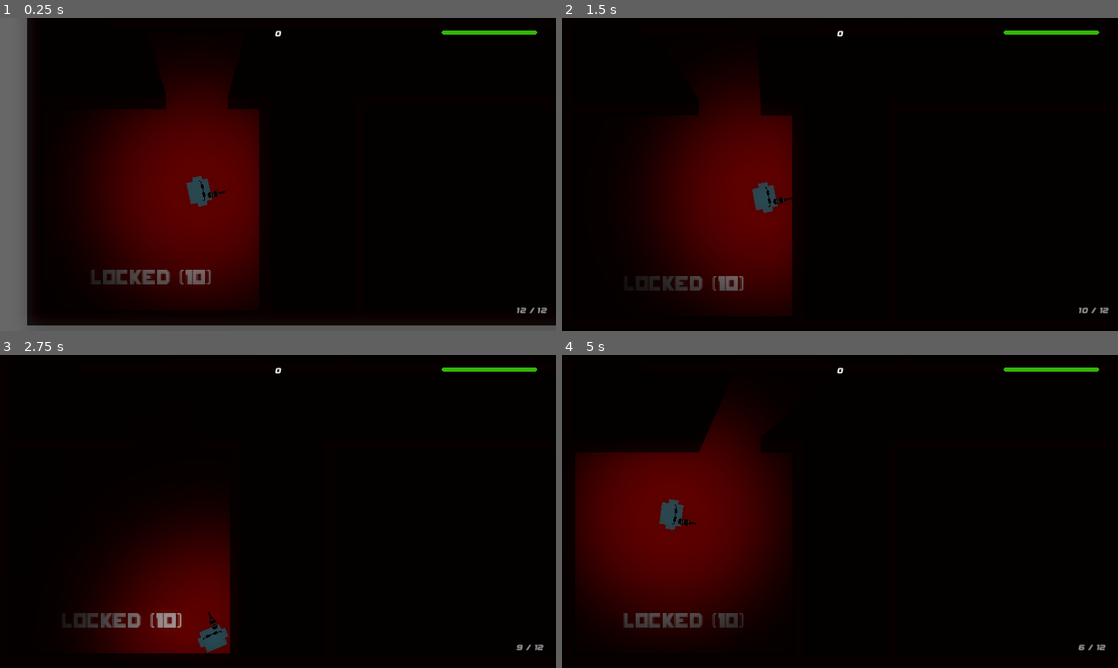
Above: before the commit, frames 1-4 (two rows, left to right).
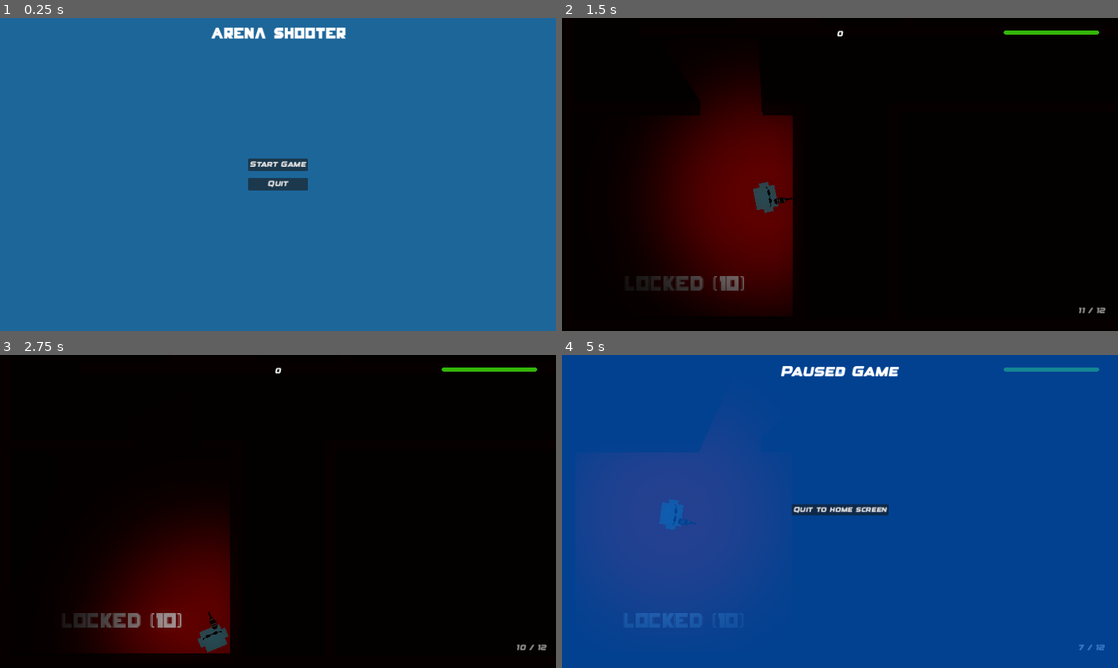
Above: after the commit, the same moments.

Repository: DarioTBZ/Projekt_Godot
Game: Godot game, scene res://scenes/start_screen.tscn
Same seed, same stepped clock (60 frames per second), same inputs: the game is played once before the commit and once after it. Before the commit the project starts from res://scenes/main.tscn.
Inputs (mouse positions are in pixels of both pictures, inside the frame that each line leads up to):
- Up to frame 1 (0.25 s): no input
- Up to frame 2 (1.5 s): click (840, 165) at 0.5 s, where only the run after the commit has a clickable "Start Game"; move the mouse to (962, 158) at 1.27 s; hold D (right) from 1.28 s (still down); click (962, 158) at 1.35 s
- Up to frame 3 (2.75 s): move the mouse to (166, 527) at 2.02 s; release D (right) at 2.03 s; hold S (down) from 2.03 s (still down); click (166, 527) at 2.1 s
- Up to frame 4 (5 s): move the mouse to (895, 442) at 2.77 s; release S (down) at 2.78 s; hold D (right) 2.78-3.53 s; click (895, 442) at 2.85 s; tap Enter at 3.5 s; move the mouse to (812, 574) at 3.52 s; hold W (up) 3.53-4.28 s; click (812, 574) at 3.6 s; move the mouse to (1006, 558) at 4.27 s; hold A (left) from 4.28 s (still down); click (1006, 558) at 4.35 s; tap Escape (pause) at 4.9 s

The runs differ from the first frame. In frame 1, 100% of the frame differs, in the area x 0-100%, y 0-100%; in frame 2, 0.4%; in frame 3, less than 0.1%; in frame 4, 100%.

Commit message:
Added Pause and Homescreen (not working correctly)

Diff:
--- a/Action_Arena/project.godot
+++ b/Action_Arena/project.godot
@@ -11,7 +11,7 @@
 [application]
 
 config/name="Action_Arena"
-run/main_scene="res://scenes/main.tscn"
+run/main_scene="res://scenes/start_screen.tscn"
 config/features=PackedStringArray("4.2", "Forward Plus")
 config/icon="res://icon.svg"
 
--- a/Action_Arena/scenes/main.tscn
+++ b/Action_Arena/scenes/main.tscn
@@ -12,6 +12,7 @@
 [ext_resource type="PackedScene" uid="uid://d4lhi2vj60sqa" path="res://scenes/enemy_spawner.tscn" id="8_1bfqu"]
 [ext_resource type="FontFile" uid="uid://brxq8sdcfrioi" path="res://assets/font/Hunger Games.ttf" id="11_hqvkg"]
 [ext_resource type="Script" path="res://scripts/pause_game.gd" id="12_46pc1"]
+[ext_resource type="PackedScene" uid="uid://cbw2gc33tq2fl" path="res://scenes/pause_screen.tscn" id="13_t6kcv"]
 
 [sub_resource type="Environment" id="Environment_1naow"]
 background_mode = 3
@@ -230,4 +231,8 @@
 process_mode = 3
 script = ExtResource("12_46pc1")
 
+[node name="PauseScreen" parent="." instance=ExtResource("13_t6kcv")]
+unique_name_in_owner = true
+visible = false
+
 [connection signal="body_entered" from="NavigationRegion2D/TileMap/Area2D" to="Player" method="_on_area_2d_body_entered"]
--- /dev/null
+++ b/Action_Arena/scenes/pause_screen.tscn
@@ -0,0 +1,70 @@
+[gd_scene load_steps=3 format=3 uid="uid://cbw2gc33tq2fl"]
+
+[ext_resource type="FontFile" uid="uid://b2tkc2mh4uly0" path="res://assets/font/Designer.otf" id="1_mva1a"]
+[ext_resource type="Script" path="res://scripts/pause_screen.gd" id="1_udid4"]
+
+[node name="PauseScreen" type="CanvasLayer"]
+process_mode = 3
+script = ExtResource("1_udid4")
+
+[node name="ColorRect" type="ColorRect" parent="."]
+anchors_preset = 15
+anchor_right = 1.0
+anchor_bottom = 1.0
+grow_horizontal = 2
+grow_vertical = 2
+color = Color(0, 0.411765, 0.913725, 0.615686)
+
+[node name="MarginContainer" type="MarginContainer" parent="."]
+anchors_preset = 8
+anchor_left = 0.5
+anchor_top = 0.5
+anchor_right = 0.5
+anchor_bottom = 0.5
+offset_left = -20.0
+offset_top = -20.0
+offset_right = 20.0
+offset_bottom = 20.0
+grow_horizontal = 2
+grow_vertical = 2
+
+[node name="HBoxContainer" type="HBoxContainer" parent="MarginContainer"]
+layout_mode = 2
+
+[node name="VBoxContainer" type="VBoxContainer" parent="MarginContainer/HBoxContainer"]
+layout_mode = 2
+
+[node name="QuittoHomeMargin" type="MarginContainer" parent="MarginContainer/HBoxContainer/VBoxContainer"]
+layout_mode = 2
+theme_override_constants/margin_left = 5
+theme_override_constants/margin_top = 5
+theme_override_constants/margin_right = 5
+theme_override_constants/margin_bottom = 5
+
+[node name="QuitToHomeButton" type="Button" parent="MarginContainer/HBoxContainer/VBoxContainer/QuittoHomeMargin"]
+layout_mode = 2
+theme_override_fonts/font = ExtResource("1_mva1a")
+theme_override_font_sizes/font_size = 15
+text = "Quit to home screen"
+
+[node name="TitleMargin" type="MarginContainer" parent="."]
+anchors_preset = 5
+anchor_left = 0.5
+anchor_right = 0.5
+offset_left = -20.0
+offset_right = 20.0
+offset_bottom = 40.0
+grow_horizontal = 2
+theme_override_constants/margin_top = 20
+
+[node name="HBoxContainer" type="HBoxContainer" parent="TitleMargin"]
+layout_mode = 2
+alignment = 1
+
+[node name="Label" type="Label" parent="TitleMargin/HBoxContainer"]
+layout_mode = 2
+theme_override_fonts/font = ExtResource("1_mva1a")
+theme_override_font_sizes/font_size = 30
+text = "Paused Game"
+
+[connection signal="pressed" from="MarginContainer/HBoxContainer/VBoxContainer/QuittoHomeMargin/QuitToHomeButton" to="." method="quitbutton_pressed"]
--- /dev/null
+++ b/Action_Arena/scenes/start_screen.tscn
@@ -0,0 +1,84 @@
+[gd_scene load_steps=4 format=3 uid="uid://owkvj7q40qtr"]
+
+[ext_resource type="FontFile" uid="uid://b2tkc2mh4uly0" path="res://assets/font/Designer.otf" id="1_0gf2v"]
+[ext_resource type="Script" path="res://scripts/start_screen.gd" id="1_0xfuu"]
+[ext_resource type="FontFile" uid="uid://brxq8sdcfrioi" path="res://assets/font/Hunger Games.ttf" id="2_5xo2o"]
+
+[node name="StartScreen" type="CanvasLayer"]
+script = ExtResource("1_0xfuu")
+
+[node name="ColorRect" type="ColorRect" parent="."]
+anchors_preset = 15
+anchor_right = 1.0
+anchor_bottom = 1.0
+grow_horizontal = 2
+grow_vertical = 2
+color = Color(0.00392157, 0.454902, 0.776471, 0.635294)
+
+[node name="MainContentMargin" type="MarginContainer" parent="."]
+anchors_preset = 15
+anchor_right = 1.0
+anchor_bottom = 1.0
+grow_horizontal = 2
+grow_vertical = 2
+
+[node name="HBoxContainer" type="HBoxContainer" parent="MainContentMargin"]
+layout_mode = 2
+alignment = 1
+
+[node name="VBoxContainer" type="VBoxContainer" parent="MainContentMargin/HBoxContainer"]
+layout_mode = 2
+alignment = 1
+
+[node name="StartGameMargin" type="MarginContainer" parent="MainContentMargin/HBoxContainer/VBoxContainer"]
+layout_mode = 2
+theme_override_constants/margin_left = 5
+theme_override_constants/margin_top = 5
+theme_override_constants/margin_right = 5
+theme_override_constants/margin_bottom = 5
+
+[node name="StartGameButton" type="Button" parent="MainContentMargin/HBoxContainer/VBoxContainer/StartGameMargin"]
+layout_mode = 2
+theme_override_fonts/font = ExtResource("1_0gf2v")
+text = "Start Game"
+
+[node name="QuitMargin" type="MarginContainer" parent="MainContentMargin/HBoxContainer/VBoxContainer"]
+layout_mode = 2
+theme_override_constants/margin_left = 5
+theme_override_constants/margin_top = 5
+theme_override_constants/margin_right = 5
+theme_override_constants/margin_bottom = 5
+
+[node name="QuitButton" type="Button" parent="MainContentMargin/HBoxContainer/VBoxContainer/QuitMargin"]
+layout_mode = 2
+theme_override_fonts/font = ExtResource("1_0gf2v")
+text = "Quit"
+
+[node name="TitleMargin" type="MarginContainer" parent="."]
+anchors_preset = 5
+anchor_left = 0.5
+anchor_right = 0.5
+offset_left = -20.0
+offset_right = 20.0
+offset_bottom = 40.0
+grow_horizontal = 2
+scale = Vector2(1.00958, 1)
+theme_override_constants/margin_top = 20
+
+[node name="HBoxContainer" type="HBoxContainer" parent="TitleMargin"]
+layout_mode = 2
+alignment = 1
+
+[node name="VBoxContainer" type="VBoxContainer" parent="TitleMargin/HBoxContainer"]
+layout_mode = 2
+alignment = 1
+
+[node name="Label" type="Label" parent="TitleMargin/HBoxContainer/VBoxContainer"]
+layout_mode = 2
+theme_override_fonts/font = ExtResource("2_5xo2o")
+theme_override_font_sizes/font_size = 30
+text = "Arena Shooter"
+horizontal_alignment = 1
+
+[connection signal="pressed" from="MainContentMargin/HBoxContainer/VBoxContainer/StartGameMargin/StartGameButton" to="." method="startgamebutton_pressed"]
+[connection signal="pressed" from="MainContentMargin/HBoxContainer/VBoxContainer/QuitMargin/QuitButton" to="." method="quitbutton_pressed"]
--- a/Action_Arena/scripts/pause_game.gd
+++ b/Action_Arena/scripts/pause_game.gd
@@ -1,6 +1,7 @@
 extends Node
 
 var paused = false
+@onready var pause_screen = %PauseScreen
 
 func _process(_delta):
 		# Pause the Game
@@ -8,6 +9,8 @@
 		if paused == true:
 			paused = false
 			get_tree().paused = false
+			pause_screen.visible = false
 		else:
 			get_tree().paused = true
 			paused = true
+			pause_screen.visible = true
--- /dev/null
+++ b/Action_Arena/scripts/pause_screen.gd
@@ -0,0 +1,6 @@
+extends CanvasLayer
+
+
+
+func quitbutton_pressed():
+	get_tree().change_scene_to_file("res://scenes/start_screen.tscn")
--- /dev/null
+++ b/Action_Arena/scripts/start_screen.gd
@@ -0,0 +1,12 @@
+extends CanvasLayer
+
+
+
+func startgamebutton_pressed():
+	get_tree().change_scene_to_file("res://scenes/main.tscn")
+
+
+
+func quitbutton_pressed():
+	# Quit Game
+	get_tree().quit()
Not shown: 1 places in Action_Arena/scenes/main.tscn that only renumber resources
